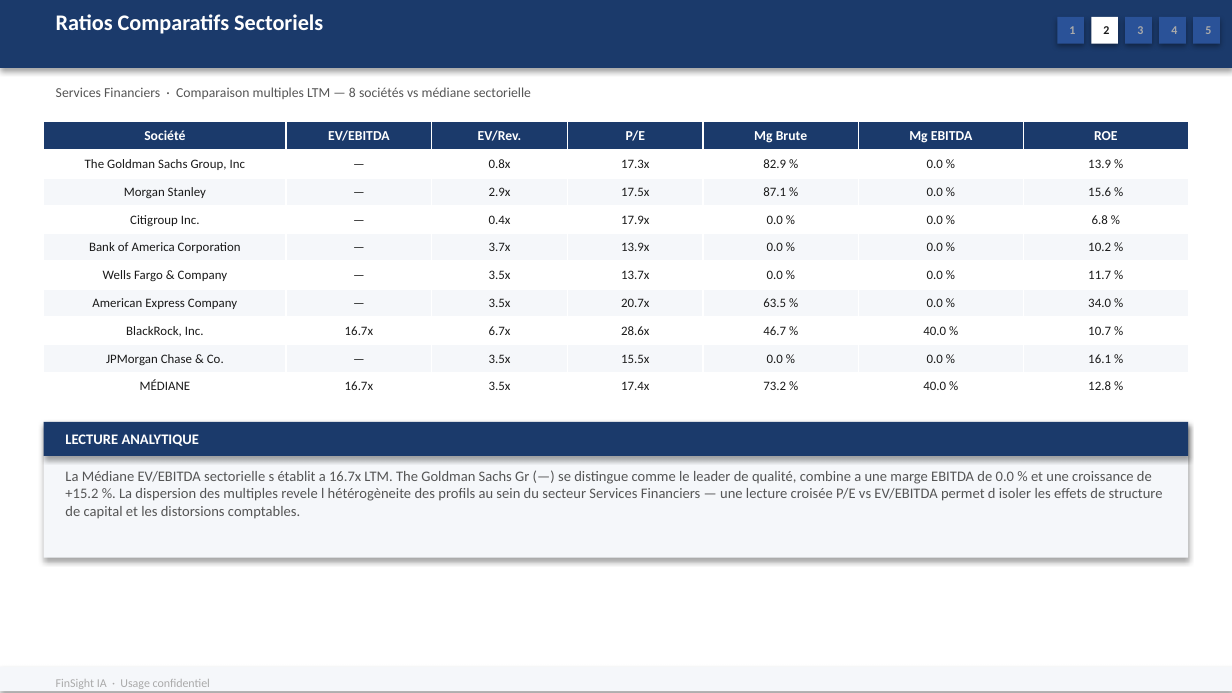
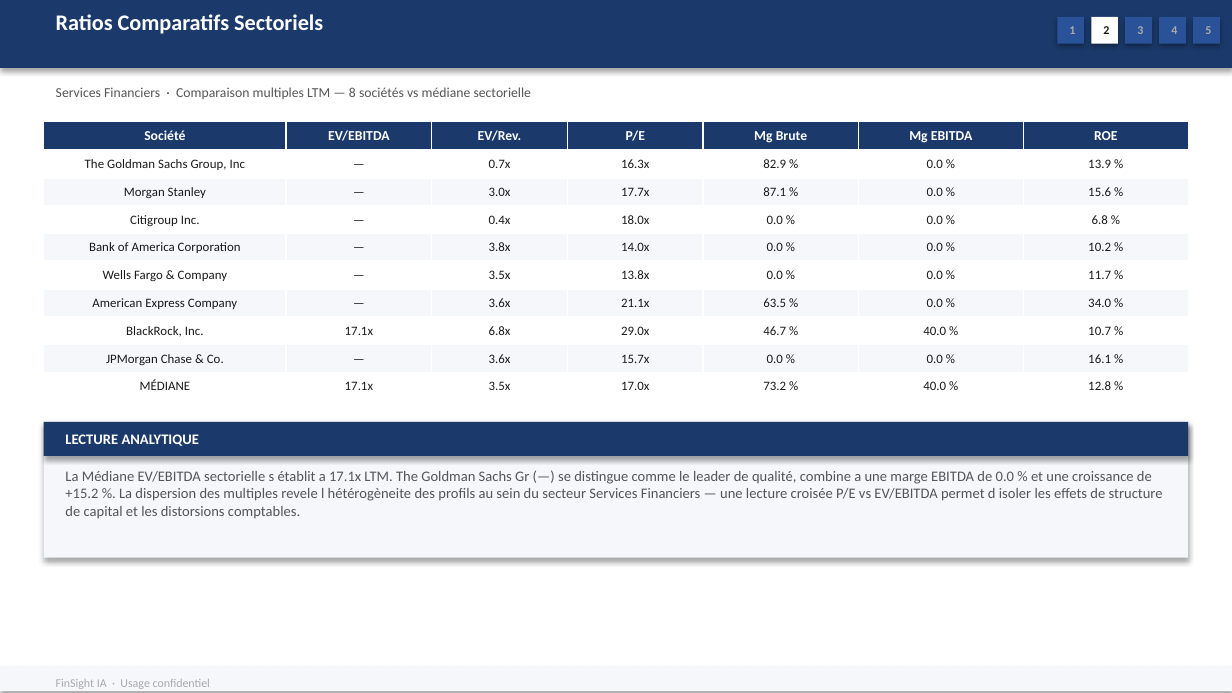
Before and after one commit to baptistejeh07-art/finsight-ia, a slide deck: slide 6 of preview/secteur_Financial_Services_S&P_500/secteur_Financial_Services_S&P_500.pptx. Drawn at 1232x693 pixels with LibreOffice and Linux fonts; fonts in the diff are those of the drawing. Boxes give left, top, right and bottom in pixels: in the first picture for what was removed or moved away, otherwise in the second. Text is boxed around its words. In the diff, an @@ line names an element or a change of style, - is before the commit and + after.

Commit message:
chore(preview): secteur_Financial_Services_S&P_500 outputs regeneres

```diff
--- a/preview/secteur_Financial_Services_S&P_500/secteur_Financial_Services_S&P_500.pptx
+++ b/preview/secteur_Financial_Services_S&P_500/secteur_Financial_Services_S&P_500.pptx
@@ table at box(43, 121, 1188, 394) @@
-row 2, column 3: 0.8x
+row 2, column 3: 0.7x
-row 2, column 4: 17.3x
+row 2, column 4: 16.3x
-row 3, column 3: 2.9x
+row 3, column 3: 3.0x
-row 3, column 4: 17.5x
+row 3, column 4: 17.7x
-row 4, column 4: 17.9x
+row 4, column 4: 18.0x
-row 5, column 3: 3.7x
+row 5, column 3: 3.8x
-row 5, column 4: 13.9x
+row 5, column 4: 14.0x
-row 6, column 4: 13.7x
+row 6, column 4: 13.8x
-row 7, column 3: 3.5x
+row 7, column 3: 3.6x
-row 7, column 4: 20.7x
+row 7, column 4: 21.1x
-row 8: BlackRock, Inc. | 16.7x | 6.7x | 28.6x | 46.7 % | 40.0 % | 10.7 %
+row 8: BlackRock, Inc. | 17.1x | 6.8x | 29.0x | 46.7 % | 40.0 % | 10.7 %
-row 9, column 3: 3.5x
+row 9, column 3: 3.6x
-row 9, column 4: 15.5x
+row 9, column 4: 15.7x
-row 10, column 2: 16.7x
+row 10, column 2: 17.1x
-row 10, column 4: 17.4x
+row 10, column 4: 17.0x
@@ text at box(65, 471, 1163, 519): text changed @@
-La Médiane EV/EBITDA sectorielle s établit a 16.7x LTM. The Goldman Sachs Gr (—) se distingue comme le leader de qualité, combine a une marge EBITDA de 0.0 % et une croissance de +15.2 %. La dispersion des multiples revele l hétérogèneite des profils au sein du secteur Services Financiers — une lecture croisée P/E vs EV/EBITDA permet d isoler les effets de structure de capital et les distorsions comptables.
+La Médiane EV/EBITDA sectorielle s établit a 17.1x LTM. The Goldman Sachs Gr (—) se distingue comme le leader de qualité, combine a une marge EBITDA de 0.0 % et une croissance de +15.2 %. La dispersion des multiples revele l hétérogèneite des profils au sein du secteur Services Financiers — une lecture croisée P/E vs EV/EBITDA permet d isoler les effets de structure de capital et les distorsions comptables.
```
Also in this commit, not shown: 15 other slides changed, 2 other files.
